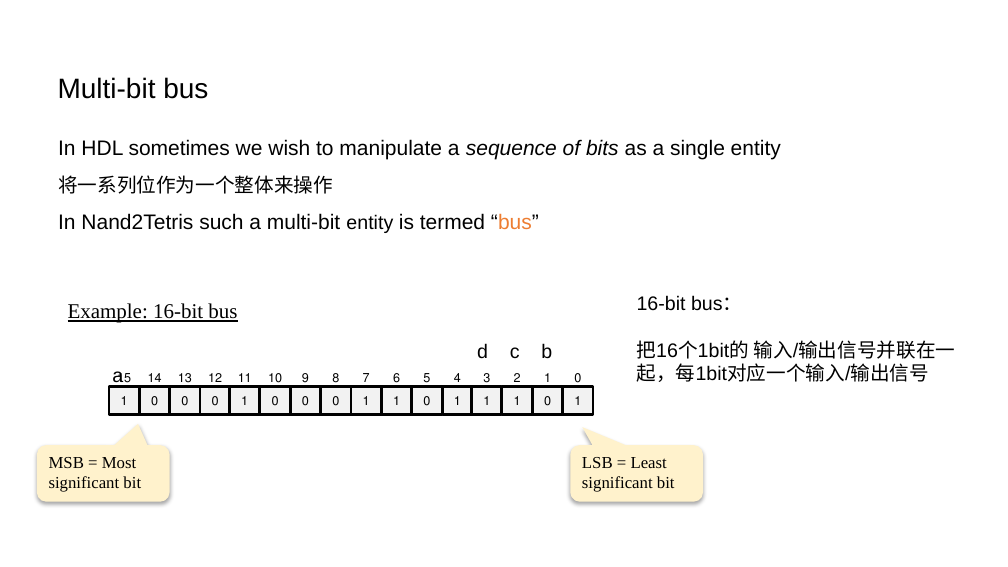
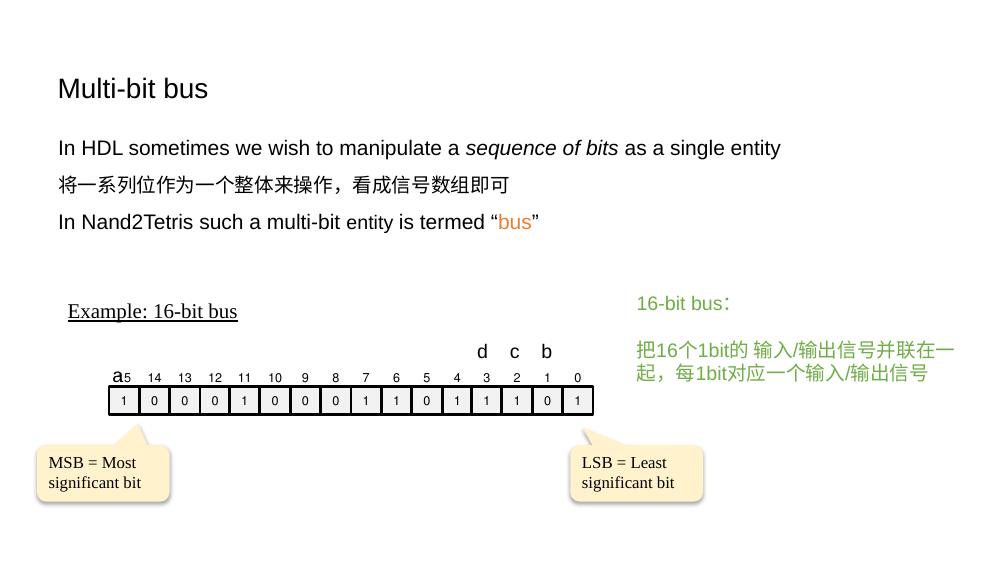
Before and after one commit to vcboy1/Leeds, a slide deck: slide 8 of 26fall/1860/Lecture/Week1.5/Lab 1.5.2 HDL & CAD LAB 2.pptx (slide 9 before the commit). Drawn at 1008x567 pixels with LibreOffice and Linux fonts; fonts in the diff are those of the drawing; background and template pictures are left out. Boxes give left, top, right and bottom in pixels: in the first picture for what was removed or moved away, otherwise in the second. Text is boxed around its words. In the diff, an @@ line names an element or a change of style, - is before the commit and + after.

```diff
--- a/26fall/1860/Lecture/Week1.5/Lab 1.5.2 HDL & CAD LAB 2.pptx
+++ b/26fall/1860/Lecture/Week1.5/Lab 1.5.2 HDL & CAD LAB 2.pptx
@@ text at [58, 175, 510, 194]: text changed @@
-将一系列位作为一个整体来操作
+将一系列位作为一个整体来操作，看成信号数组即可
@@ text "16-bit bus：" at [637, 295, 955, 382]: text colour #000000 to #70AD47 @@
```
Also in this commit, not shown: 12 other slides changed, 5 slides added, 1 slide removed, 7 other files.
